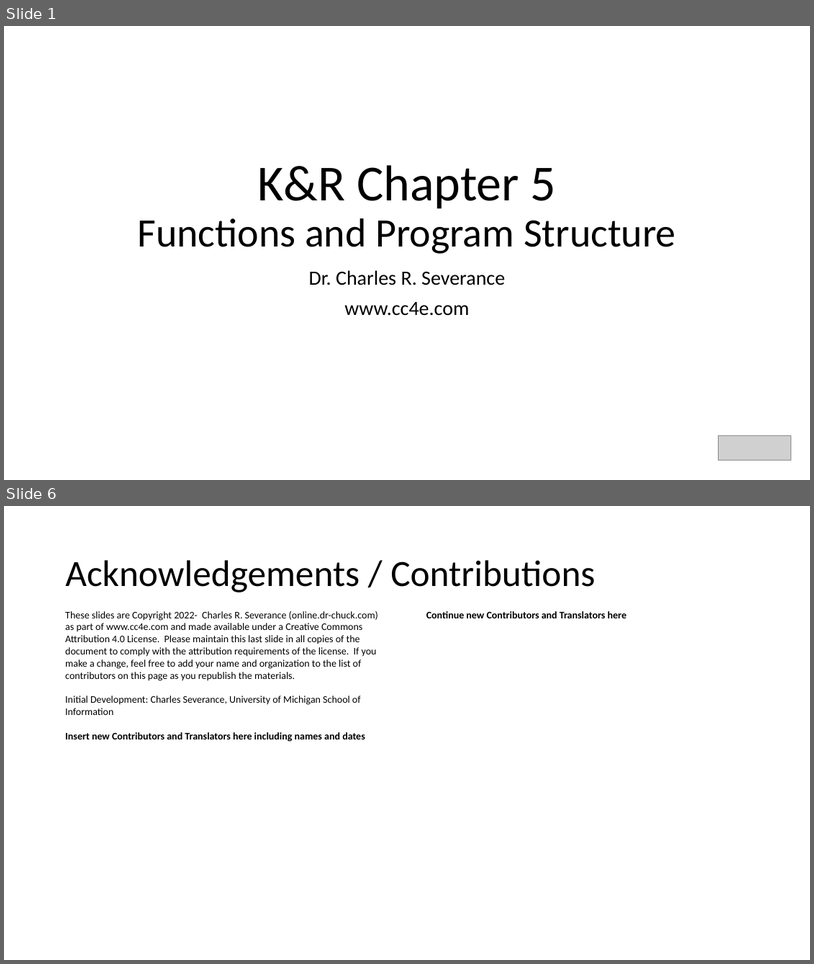
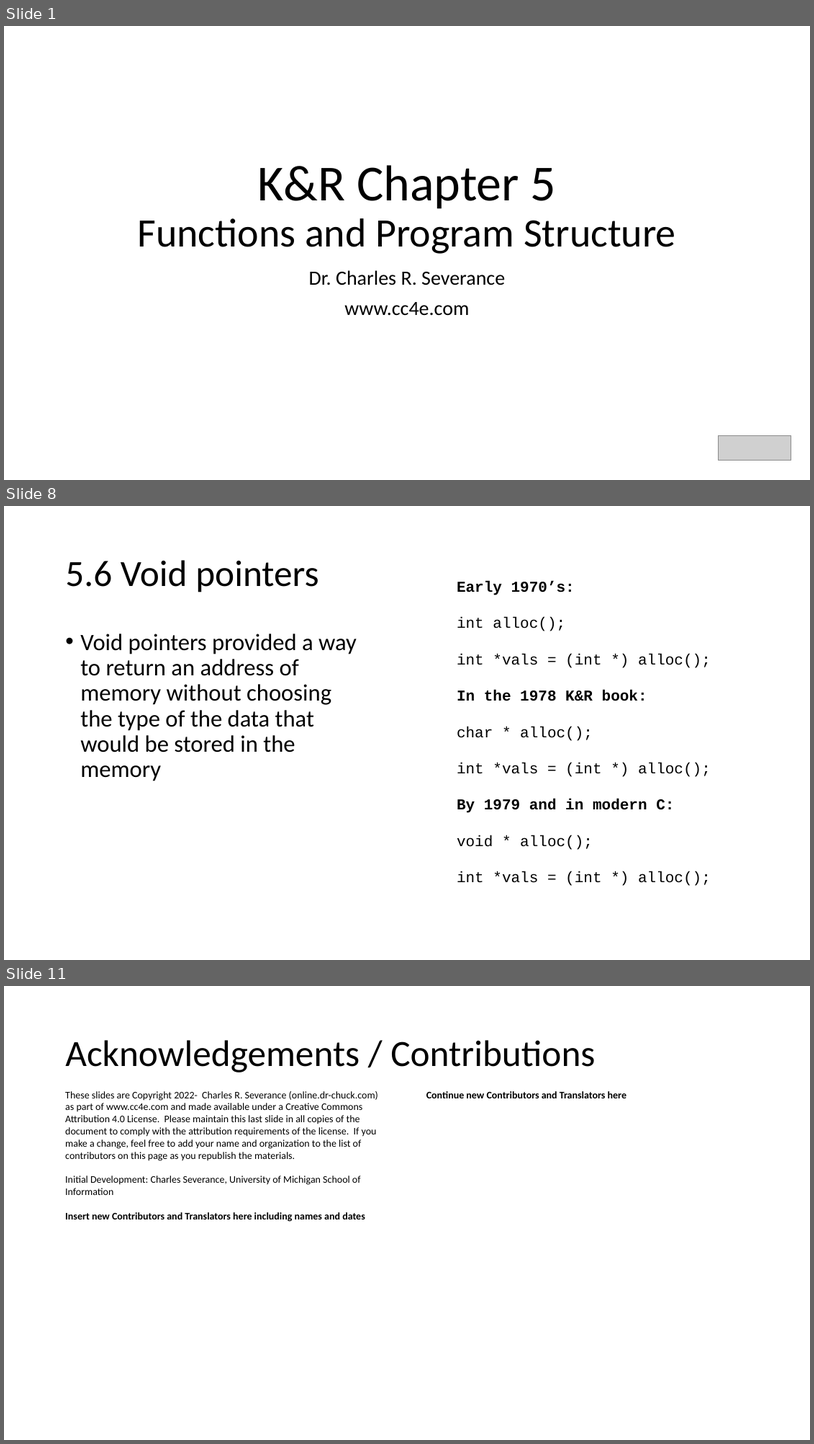
Before and after one commit to csev/cc4e, a slide deck: lectures/KR-5.pptx. Shown one above the other, each under a label of ours: slides 1 and 6 before the commit, slides 1, 8 and 11 after it; the slides between them are not shown. The pictures are 814x964 and 814x1444 pixels, drawn with LibreOffice and Linux fonts; fonts in the diff are those of the drawing; grey boxes stand for pictures. Boxes give left, top, right and bottom in pixels: in the first picture for what was removed or moved away, otherwise in the second. Text is boxed around its words. In the diff, an @@ line names an element or a change of style, - is before the commit and + after.

```diff
--- a/lectures/KR-5.pptx
+++ b/lectures/KR-5.pptx
@@ slide 8 added at <box>4,506,810,960</box>, background #FFFFFF @@
@@ title added at <box>65,560,319,592</box>, 44 pt, text #000000 @@
+5.6 Void pointers
@@ text added at <box>457,581,711,885</box>, 18 pt, text #000000 @@
+Early 1970’s:
+int alloc();
+int *vals = (int *) alloc();
+In the 1978 K&R book:
+char * alloc();
+int *vals = (int *) alloc();
+By 1979 and in modern C:
+void * alloc();
+int *vals = (int *) alloc();
@@ text added at <box>80,633,357,781</box>, 28 pt, text #000000 @@
+• Void pointers provided a way to return an address of memory without choosing the type of the data that would be stored in the memory
@@ what was slide 6 is now slide 11 @@
```
Also in this commit, not shown: 3 slides changed, 5 other slides added, 1 slide removed, 7 other files.
